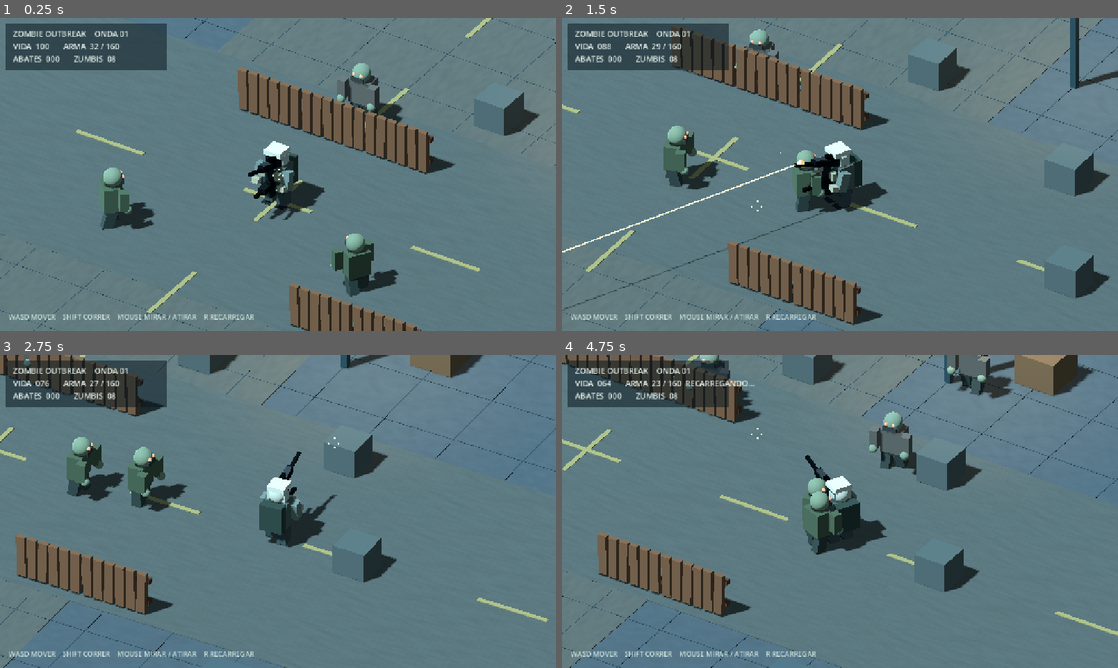
Above: before the commit, frames 1-4 (two rows, left to right).
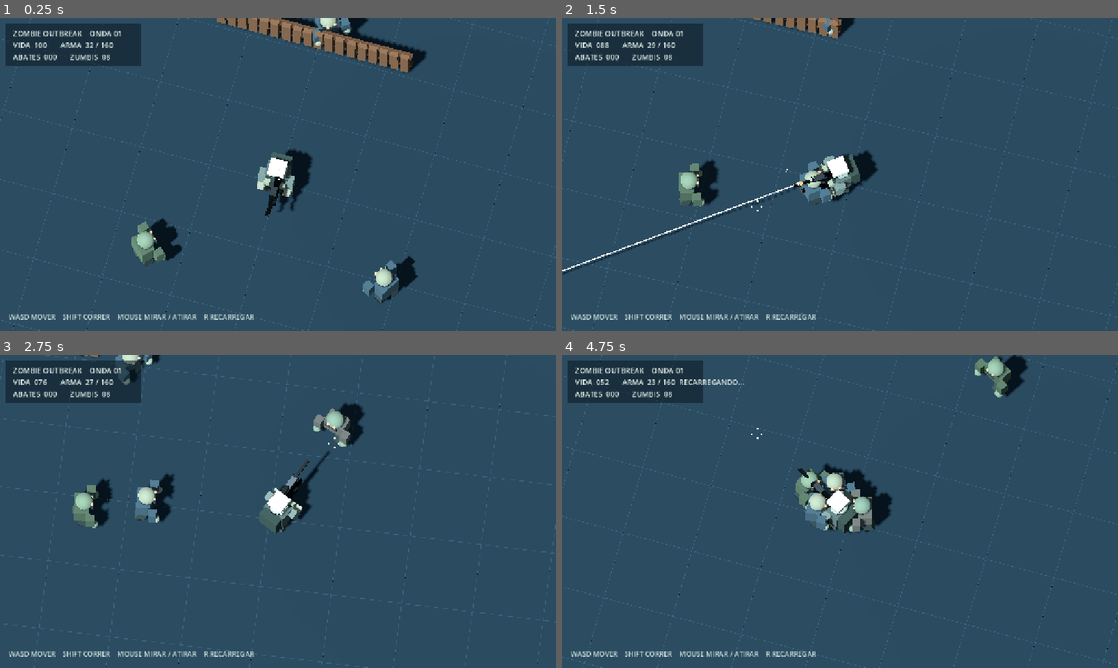
Above: after the commit, the same moments.

Repository: lulualcides-sys/Zumbi
Game: Godot game, scene res://scenes/Main.tscn
Same seed, same stepped clock (60 frames per second), same inputs: the game is played once before the commit and once after it.
Inputs (mouse positions are in pixels of both pictures, inside the frame that each line leads up to):
- Up to frame 1 (0.25 s): no input
- Up to frame 2 (1.5 s): tap Enter at 0.5 s; move the mouse to (962, 158) at 0.52 s; hold D 0.53-1.25 s; hold Enter 0.53-1.25 s; click (962, 158) at 0.67 s; drag from (728, 190) to (812, 237) at 1.27 s
- Up to frame 3 (2.75 s): move the mouse to (333, 442) at 2.02 s; hold D from 2.03 s (still down); hold Shift from 2.03 s (still down)
- Up to frame 4 (4.75 s): release D at 2.75 s; release Shift at 2.75 s; drag from (812, 574) to (673, 464) at 2.77 s; move the mouse to (1006, 558) at 3.52 s; hold A 3.53-4.25 s; hold R 3.53-4.25 s; drag from (673, 464) to (756, 433) at 4.27 s

The runs differ from the first frame. In frame 1, 95% of the frame differs, in the area x 0-100%, y 0-100%; in frame 2, 96%; in frame 3, 96%; in frame 4, 97%.

Commit message:
art: rebuild staging yard around reference dark blue grid and overhead camera; remove toy street props

Diff:
--- a/scripts/Main.gd
+++ b/scripts/Main.gd
@@ -15,7 +15,7 @@
 const MAX_ENEMIES := 26
 const WORLD_LIMIT := 17.0
 const MOBILE_AUTO_RANGE := 14.0
-const CAMERA_OFFSET := Vector3(7.6, 9.3, 12.0)
+const CAMERA_OFFSET := Vector3(1.8, 20.5, 6.4)
 
 var rng := RandomNumberGenerator.new()
 var player: CharacterBody3D
@@ -64,16 +64,16 @@
     var world := WorldEnvironment.new()
     var env := Environment.new()
     env.background_mode = Environment.BG_COLOR
-    env.background_color = Color("#122027")
+    env.background_color = Color("#16262e")
     env.ambient_light_source = Environment.AMBIENT_SOURCE_COLOR
-    env.ambient_light_color = Color("#7c95a0")
-    env.ambient_light_energy = 0.60
+    env.ambient_light_color = Color("#849eab")
+    env.ambient_light_energy = 0.54
     world.environment = env
     add_child(world)
     var moon := DirectionalLight3D.new()
     moon.rotation_degrees = Vector3(-57, -31, 0)
-    moon.light_color = Color("#a6c5d6")
-    moon.light_energy = 1.35
+    moon.light_color = Color("#d5e7ee")
+    moon.light_energy = 1.20
     moon.shadow_enabled = true
     add_child(moon)
 
@@ -124,50 +124,37 @@
     add_child(light)
 
 func _level() -> void:
-    var ground := _solid_box(Vector3(0, -0.38, 0), Vector3(40, 0.76, 40), Color("#26353b"))
-    var ground_visual := ground.get_child(1) as MeshInstance3D
-    ground_visual.material_override = StreetSurface.asphalt_material(Color("#5b6870"), 20.0)
-    var road_north := _visual_box(self, Vector3(0, 0.009, 0), Vector3(10.0, 0.024, 39.0), Color("#303d40"))
-    var road_east := _visual_box(self, Vector3(0, 0.012, 0), Vector3(39.0, 0.024, 10.0), Color("#303d40"))
-    road_north.material_override = StreetSurface.asphalt_material(Color("#6a6d68"), 12.0)
-    road_east.material_override = StreetSurface.asphalt_material(Color("#636b69"), 12.0)
-    for i in range(-3, 4):
-        _visual_box(self, Vector3(0, 0.031, float(i) * 5.0), Vector3(0.13, 0.02, 2.2), Color("#a59965"))
-        _visual_box(self, Vector3(float(i) * 5.0, 0.034, 0), Vector3(2.0, 0.02, 0.13), Color("#a59965"))
-    for row in range(-9, 10):
-        # Grade discreta igual ao piso de prototipo do video.
-        var tint := Color("#32454b")
-        _visual_box(self, Vector3(float(row) * 2.0, 0.018, 0), Vector3(0.018, 0.008, 39.0), tint)
-        _visual_box(self, Vector3(0, 0.018, float(row) * 2.0), Vector3(39.0, 0.008, 0.018), tint)
+    # Reference-first staging yard: dark desaturated blue, faint grid,
+    # sparse obstacles. Remove the neon road paint and blue cartoon barrels.
+    var ground := _solid_box(Vector3(0, -0.36, 0), Vector3(40, 0.72, 40), Color("#263944"))
+    var ground_visual: MeshInstance3D = ground.get_child(1) as MeshInstance3D
+    var ground_mat := StandardMaterial3D.new()
+    ground_mat.albedo_color = Color("#233642")
+    ground_mat.roughness = 0.94
+    ground_visual.material_override = ground_mat
+
+    # Fine matte grid, close to the test arena in the supplied footage.
+    # These lines have no collider and cannot block the player or bullets.
+    for i in range(-10, 11):
+        var x := float(i) * 2.0
+        _visual_box(self, Vector3(x, 0.018, 0.0), Vector3(0.014, 0.009, 39.0), Color("#2d4655"))
+        _visual_box(self, Vector3(0.0, 0.019, x), Vector3(39.0, 0.009, 0.014), Color("#2d4655"))
+
+    # One readable destructible wooden fence is enough for the initial view.
     for i in range(3):
-        _fence_segment(Vector3(-2.2 + float(i) * 1.9, 0.65, -3.1))
-    for i in range(2):
-        _fence_segment(Vector3(4.2 + float(i) * 1.9, 0.65, 4.6))
-    _solid_box(Vector3(-11.7, 0.68, -9.0), Vector3(2.9, 1.35, 1.6), Color("#505d5e"), 7)
-    _solid_box(Vector3(12.0, 0.72, 8.0), Vector3(3.2, 1.45, 1.5), Color("#516066"), 7)
-    _solid_box(Vector3(-9.0, 0.6, 7.0), Vector3(1.35, 1.18, 1.4), Color("#755c46"), 4)
-    _solid_box(Vector3(8.0, 0.45, -9.0), Vector3(1.15, 0.90, 1.15), Color("#7b6046"), 4)
-    for i in range(7):
-        var px := rng.randf_range(-14, 14)
-        var pz := rng.randf_range(-14, 14)
-        if Vector2(px, pz).length() < 6.0:
-            continue
-        _solid_box(Vector3(px, 0.42, pz), Vector3(0.9, 0.83, 0.9), Color("#5b6665"), 3)
-    for x in [-19.1, 19.1]:
-        _solid_box(Vector3(float(x), 1.0, 0), Vector3(0.6, 2.0, 38), Color("#46545a"))
-    for z in [-19.1, 19.1]:
-        _solid_box(Vector3(0, 1.0, float(z)), Vector3(38, 2.0, 0.6), Color("#46545a"))
-    _street_lamp(Vector3(-15, 0, -13))
-    _street_lamp(Vector3(14, 0, 13))
-    _street_lamp(Vector3(14, 0, -12))
-    _street_lamp(Vector3(6.0, 0, -7.6))
-    # Props CC0 com geometria, UVs, materiais e silhuetas reais. Fallback
-    # permanece jogavel quando o pacote visual ainda nao foi instalado.
-    Artwork.add_prop(self, "container_green.gltf", Vector3(-12, 0.02, -13), 0.77, 0.22)
-    Artwork.add_prop(self, "pallet.gltf", Vector3(-3.1, 0.02, 2.1), 1.0, 0.45)
-    Artwork.add_prop(self, "barrel.gltf", Vector3(4.8, 0.02, -2.4), 1.0)
-    Artwork.add_prop(self, "barrel.gltf", Vector3(5.6, 0.02, -2.2), 1.0)
-    Artwork.add_prop(self, "traffic_barrier.gltf", Vector3(-5.6, 0.02, 1.0), 1.15, -0.32)
+        _fence_segment(Vector3(-2.05 + float(i) * 1.90, 0.60, -4.20))
+    # Secondary props occupy the far edges so the character remains focal.
+    _solid_box(Vector3(-10.8, 0.56, -9.0), Vector3(2.3, 1.12, 1.4), Color("#51616a"), 6)
+    _solid_box(Vector3(10.2, 0.45, 7.6), Vector3(1.0, 0.90, 1.1), Color("#4d5a5a"), 4)
+    Artwork.add_prop(self, "container_green.gltf", Vector3(-12.2, 0.0, 12.2), 0.85, 0.0)
+    Artwork.add_prop(self, "pallet.gltf", Vector3(-6.4, 0.01, 6.4), 0.90, 0.36)
+    Artwork.add_prop(self, "traffic_barrier.gltf", Vector3(9.3, 0.0, -11.1), 0.95, 0.0)
+
+    # Simple low-contrast perimeter walls. No bright streetlight poles.
+    for x in [-19.4, 19.4]:
+        _solid_box(Vector3(float(x), 0.90, 0), Vector3(0.45, 1.8, 39.0), Color("#354955"))
+    for z in [-19.4, 19.4]:
+        _solid_box(Vector3(0, 0.90, float(z)), Vector3(39.0, 1.8, 0.45), Color("#354955"))
 
 func _create_player() -> void:
     player = CharacterBody3D.new()
@@ -183,7 +170,7 @@
     camera = Camera3D.new()
     camera.name = "ThreeQuarterCamera"
     camera.projection = Camera3D.PROJECTION_ORTHOGONAL
-    camera.size = 7.9
+    camera.size = 8.8
     camera.near = 0.1
     camera.far = 110.0
     camera.current = true
@@ -197,12 +184,12 @@
     var panel := ColorRect.new()
     panel.color = Color(0.035, 0.09, 0.12, 0.54)
     panel.position = Vector2(14, 14)
-    panel.size = Vector2(370, 106)
+    panel.size = Vector2(310, 97)
     layer.add_child(panel)
     hud = Label.new()
     hud.position = Vector2(30, 23)
     hud.add_theme_color_override("font_color", Color("#e3efe9"))
-    hud.add_theme_font_size_override("font_size", 18)
+    hud.add_theme_font_size_override("font_size", 17)
     layer.add_child(hud)
     footer = Label.new()
     footer.anchor_top = 1.0
